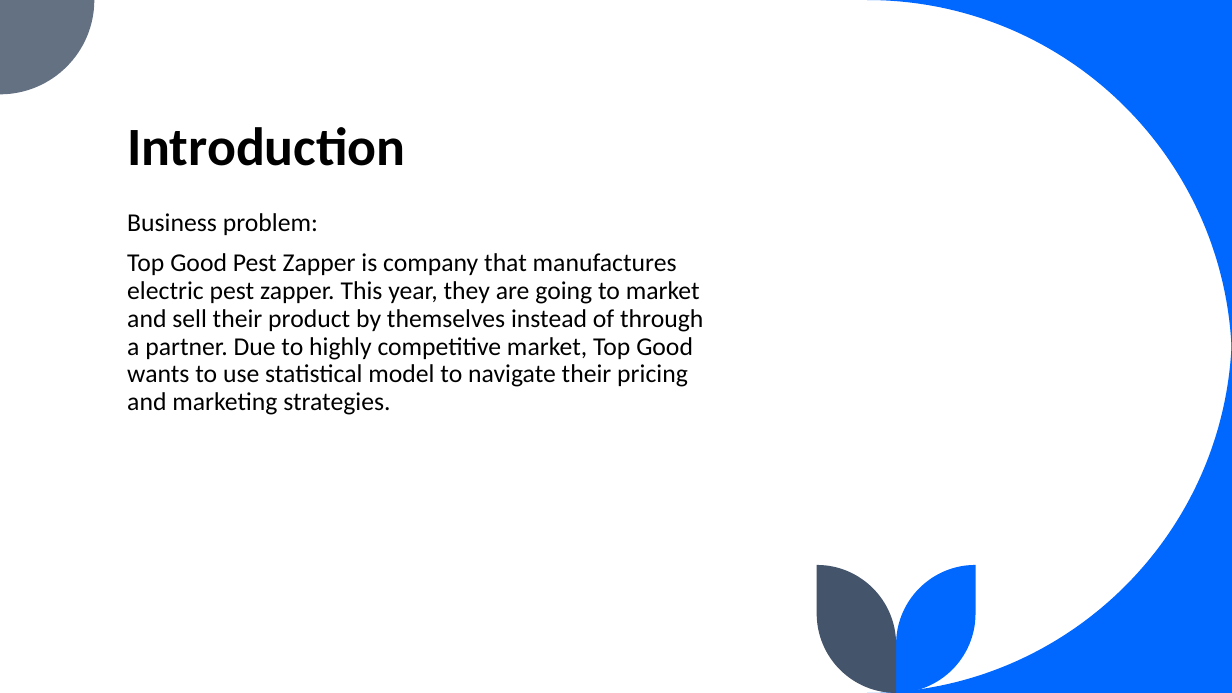
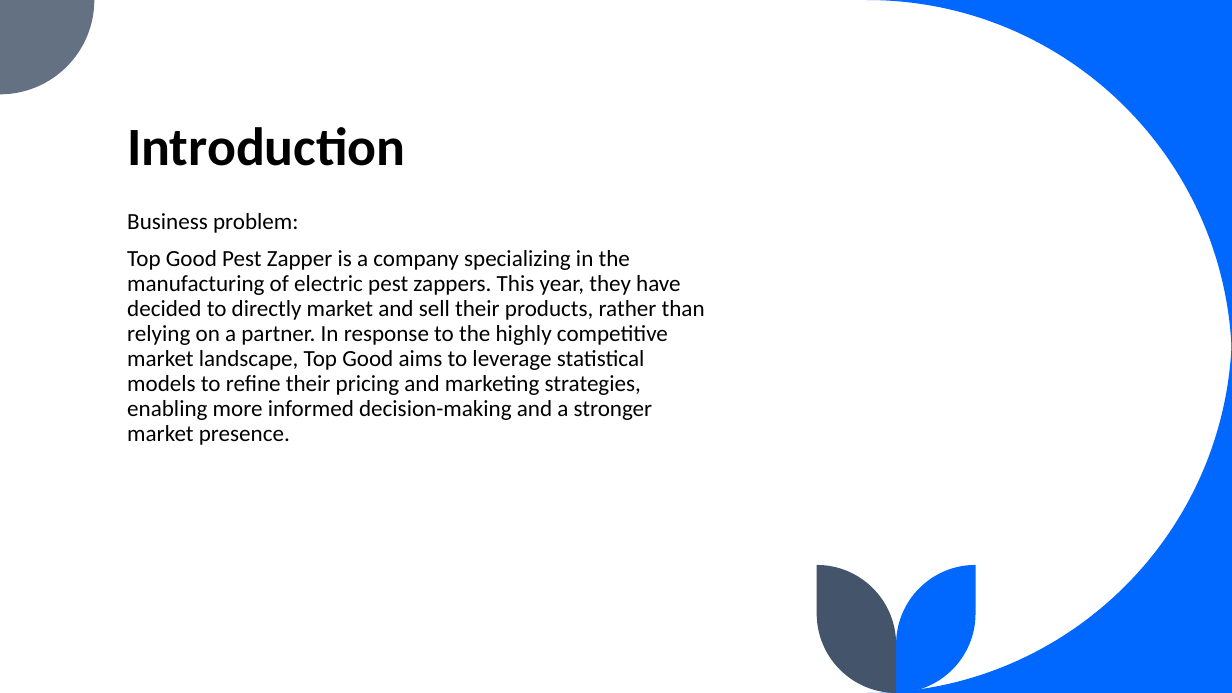
Before and after one commit to leiliu7/Data-Analytics-Data-Science-Portfolio, a slide deck: slide 3 of Smart pricing using Excel/Maximizing Profitability Through Smart Pricing Presentation.pptx. Drawn at 1232x693 pixels with LibreOffice and Linux fonts; fonts in the diff are those of the drawing. Boxes give left, top, right and bottom in pixels: in the first picture for what was removed or moved away, otherwise in the second. Text is boxed around its words. In the diff, an @@ line names an element or a change of style, - is before the commit and + after.

```diff
--- a/Smart pricing using Excel/Maximizing Profitability Through Smart Pricing Presentation.pptx
+++ b/Smart pricing using Excel/Maximizing Profitability Through Smart Pricing Presentation.pptx
@@ text at [127,213,298,233]: size 20 to 18 pt in "Business problem:" @@
@@ text at [127,250,705,445]: text changed; size 20 to 18 pt @@
-Top Good Pest Zapper is company that manufactures electric pest zapper. This year, they are going to market and sell their product by themselves instead of through a partner. Due to highly competitive market, Top Good wants to use statistical model to navigate their pricing and marketing strategies.
+Top Good Pest Zapper is a company specializing in the manufacturing of electric pest zappers. This year, they have decided to directly market and sell their products, rather than relying on a partner. In response to the highly competitive market landscape, Top Good aims to leverage statistical models to refine their pricing and marketing strategies, enabling more informed decision-making and a stronger market presence.
```
Also in this commit, not shown: 6 other slides changed.
